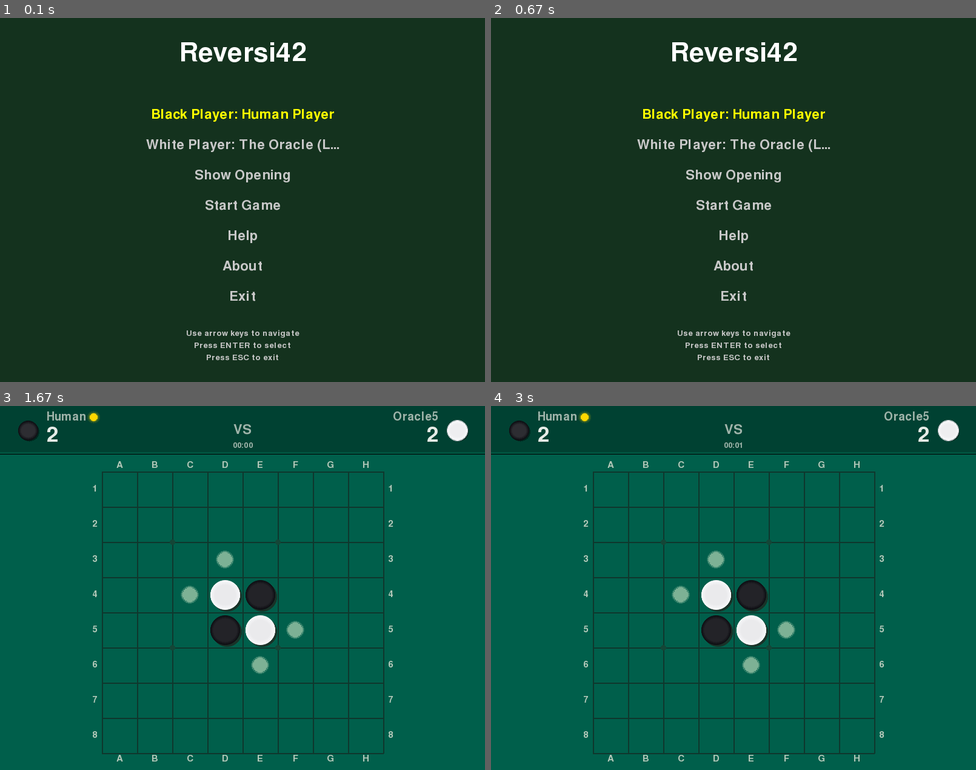
Above: before the commit, frames 1-4 (two rows, left to right).
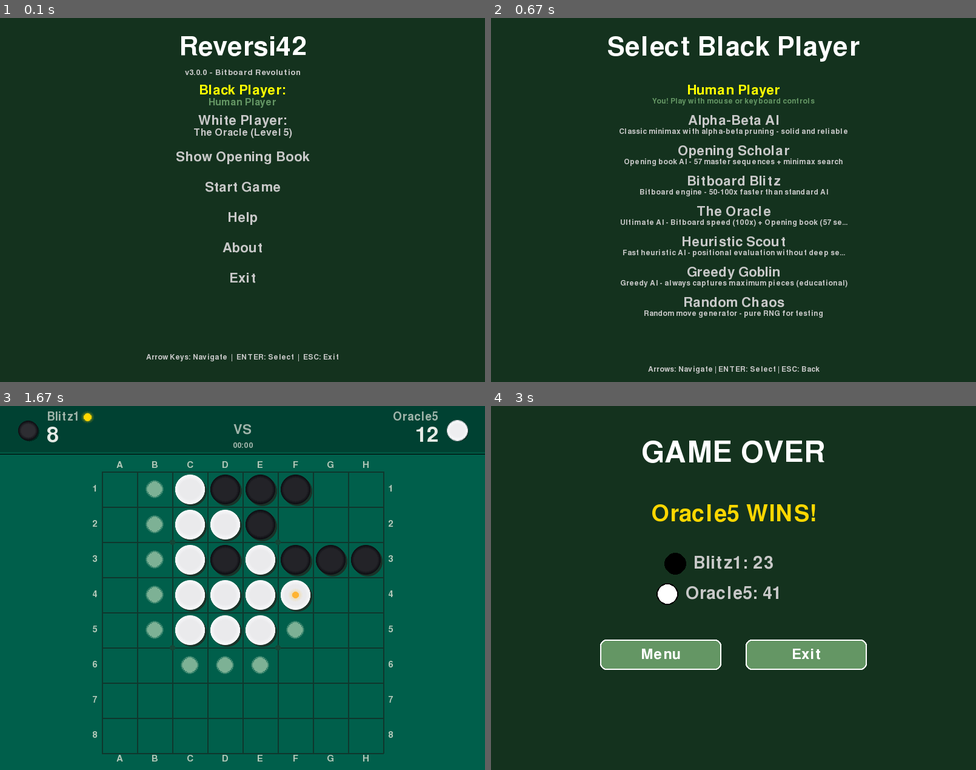
Above: after the commit, the same moments.

Repository: lookee/Reversi42
Game: pygame game, started from src/reversi42.py
The game is run twice, just before and just after one commit, with the same random seed, the same clock (stepped at 60 frames per second) and the same inputs.
Inputs (mouse positions are in pixels of both pictures, inside the frame that each line leads up to):
- Up to frame 1 (0.1 s): no input
- Up to frame 2 (0.67 s): click (733, 90) at 0.38 s, where only the run after the commit has a clickable "Black Player:"
- Up to frame 3 (1.67 s): click (397, 577) at 0.72 s; click (242, 478) at 1.05 s, where only the run after the commit has a clickable "Level 1"; click "Start Game" at 1.38 s
- Up to frame 4 (3 s): no input

The runs differ from the first frame. In frame 1, 4.6% of the frame differs, in the area x 30-70%, y 5-95%; in frame 2, 7.9%; in frame 3, 9.0%; in frame 4, 85%, in the area x 0-100%, y 1-100%.

Commit message:
this is the stable version

Diff:
--- a/src/Menu.py
+++ b/src/Menu.py
@@ -31,7 +31,7 @@
         self.width = width
         self.height = height
         self.screen = pygame.display.set_mode((width, height), pygame.RESIZABLE)
-        pygame.display.set_caption("Reversi42 - Menu")
+        pygame.display.set_caption("Reversi42 v3.0.0 - Menu")
 
         # Colors
         self.bg_color = (20, 50, 30)  # Dark green background
@@ -40,11 +40,13 @@
         self.selected_color = (255, 255, 0)  # Yellow for selection
         self.highlight_color = (100, 150, 100)  # Light green for highlight
 
-        # Fonts
+        # Fonts (scaled for 800x600)
         pygame.font.init()
-        self.title_font = pygame.font.Font(None, 64)  # Reduced from 72
-        self.menu_font = pygame.font.Font(None, 32)   # Reduced from 36
-        self.small_font = pygame.font.Font(None, 20)  # Reduced from 24
+        self.title_font = pygame.font.Font(None, 64)
+        self.subtitle_font = pygame.font.Font(None, 20)
+        self.menu_font = pygame.font.Font(None, 32)
+        self.player_font = pygame.font.Font(None, 24)  # Smaller for long names
+        self.small_font = pygame.font.Font(None, 18)
 
         # Menu state
         self.current_selection = 0
@@ -136,51 +138,86 @@
 
         # Title
         title_text = self.title_font.render("Reversi42", True, self.title_color)
-        title_rect = title_text.get_rect(center=(self.width//2, 60))
+        title_rect = title_text.get_rect(center=(self.width//2, 50))
         self.screen.blit(title_text, title_rect)
 
-        # Menu items with better spacing
-        start_y = 160
-        item_spacing = 50  # Reduced from 60
+        # Subtitle
+        subtitle_text = self.subtitle_font.render("v3.0.0 - Bitboard Revolution", True, self.text_color)
+        subtitle_rect = subtitle_text.get_rect(center=(self.width//2, 90))
+        self.screen.blit(subtitle_text, subtitle_rect)
+
+        # Menu items with compact layout for 800x600
+        start_y = 130
+        item_spacing = 50
+
         for i, item in enumerate(self.menu_items):
-            color = self.selected_color if i == self.current_selection else self.text_color
+            is_selected = i == self.current_selection
 
             if item == "Black Player":
-                text = f"Black Player: {self.black_player}"
-                if self.black_player in ["Alpha-Beta AI", "Opening Scholar", "Bitboard Blitz", "The Oracle"]:
-                    text += f" (Level {self.black_difficulty})"
+                self._draw_player_selection(
+                    "Black Player",
+                    self.black_player,
+                    self.black_difficulty,
+                    start_y + i * item_spacing,
+                    is_selected
+                )
             elif item == "White Player":
-                text = f"White Player: {self.white_player}"
-                if self.white_player in ["Alpha-Beta AI", "Opening Scholar", "Bitboard Blitz", "The Oracle"]:
-                    text += f" (Level {self.white_difficulty})"
+                self._draw_player_selection(
+                    "White Player",
+                    self.white_player,
+                    self.white_difficulty,
+                    start_y + i * item_spacing,
+                    is_selected
+                )
             elif item == "Show Opening":
-                text = "Show Opening" if self.show_opening else "Hide Opening"
-            else:
-                text = item
-
-            # Truncate text if too long to prevent going off screen
-            max_width = self.width - 100  # Leave 50px margin on each side
-            if len(text) > 30:  # Approximate character limit
-                text = text[:27] + "..."
-
-            menu_text = self.menu_font.render(text, True, color)
-            menu_rect = menu_text.get_rect(center=(self.width//2, start_y + i * item_spacing))
-            self.screen.blit(menu_text, menu_rect)
+                text = "Show Opening Book" if self.show_opening else "Hide Opening Book"
+                color = self.selected_color if is_selected else self.text_color
+                menu_text = self.menu_font.render(text, True, color)
+                menu_rect = menu_text.get_rect(center=(self.width//2, start_y + i * item_spacing))
+                self.screen.blit(menu_text, menu_rect)
+            else:
+                # Regular menu items
+                color = self.selected_color if is_selected else self.text_color
+                menu_text = self.menu_font.render(item, True, color)
+                menu_rect = menu_text.get_rect(center=(self.width//2, start_y + i * item_spacing))
+                self.screen.blit(menu_text, menu_rect)
 
         # Instructions with better positioning
         instructions = [
-            "Use arrow keys to navigate",
-            "Press ENTER to select",
-            "Press ESC to exit"
+            "Arrow Keys: Navigate  |  ENTER: Select  |  ESC: Exit"
         ]
 
         for i, instruction in enumerate(instructions):
             inst_text = self.small_font.render(instruction, True, self.text_color)
-            inst_rect = inst_text.get_rect(center=(self.width//2, self.height - 80 + i * 20))
+            inst_rect = inst_text.get_rect(center=(self.width//2, self.height - 40 + i * 20))
             self.screen.blit(inst_text, inst_rect)
 
+    def _draw_player_selection(self, label, player_name, difficulty, y_pos, is_selected):
+        """Draw player selection with label and value on separate lines for clarity"""
+        color = self.selected_color if is_selected else self.text_color
+
+        # Label (e.g., "Black Player:")
+        label_text = self.menu_font.render(label + ":", True, color)
+        label_rect = label_text.get_rect(center=(self.width//2, y_pos - 10))
+        self.screen.blit(label_text, label_rect)
+
+        # Player name with difficulty (smaller font to avoid truncation)
+        if player_name in ["Alpha-Beta AI", "Opening Scholar", "Bitboard Blitz", "The Oracle"]:
+            value_text = f"{player_name} (Level {difficulty})"
+        else:
+            value_text = player_name
+
+        # Truncate if still too long for 800px width
+        if len(value_text) > 35:
+            value_text = value_text[:32] + "..."
+
+        # Use smaller font for player names to fit better
+        value_surface = self.player_font.render(value_text, True, self.highlight_color if is_selected else self.text_color)
+        value_rect = value_surface.get_rect(center=(self.width//2, y_pos + 10))
+        self.screen.blit(value_surface, value_rect)
+
     def draw_submenu(self):
-        """Draw submenu for player/difficulty selection"""
+        """Draw submenu for player/difficulty selection with scrolling support"""
         self.screen.fill(self.bg_color)
 
         # Title with better positioning
@@ -189,122 +226,137 @@
         elif self.submenu_type == "white_player":
             title = "Select White Player"
         elif self.submenu_type == "black_difficulty":
-            title = "Select Black AI Difficulty"
+            title = "Black AI Difficulty"
         elif self.submenu_type == "white_difficulty":
-            title = "Select White AI Difficulty"
+            title = "White AI Difficulty"
         else:
             title = "Select Option"
 
-        # Use smaller font for longer titles to prevent overflow
-        title_font = self.title_font if len(title) <= 20 else self.menu_font
-        title_text = title_font.render(title, True, self.title_color)
-        title_rect = title_text.get_rect(center=(self.width//2, 80))
+        title_text = self.title_font.render(title, True, self.title_color)
+        title_rect = title_text.get_rect(center=(self.width//2, 50))
         self.screen.blit(title_text, title_rect)
 
-        # Options with better spacing
+        # Options with improved spacing and scrolling
         if "player" in self.submenu_type:
             options = self.player_types
         else:
             options = [f"Level {d}" for d in self.difficulties]
 
-        start_y = 200
-        option_spacing = 45  # Reduced spacing
-        max_options_visible = (self.height - start_y - 100) // option_spacing
-
-        # If too many options, show only a subset with scrolling
-        if len(options) > max_options_visible:
-            # Simple scrolling - show options around current selection
-            start_idx = max(0, self.submenu_selection - max_options_visible // 2)
-            end_idx = min(len(options), start_idx + max_options_visible)
-            visible_options = options[start_idx:end_idx]
-            visible_selection = self.submenu_selection - start_idx
+        # Calculate how many items fit on screen
+        start_y = 120
+        option_spacing = 50  # Compact for 800x600
+        available_height = self.height - start_y - 60  # Reserve space for instructions
+        max_visible = available_height // option_spacing
+
+        # Scrolling: show items around current selection
+        if len(options) > max_visible:
+            # Center the view on the selected item
+            start_idx = max(0, min(self.submenu_selection - max_visible // 2, len(options) - max_visible))
+            end_idx = start_idx + max_visible
+            visible_options = list(enumerate(options))[start_idx:end_idx]
+
+            # Show scroll indicators (no Unicode to avoid rendering issues)
+            if start_idx > 0:
+                arrow_up = self.small_font.render("^ More above", True, self.highlight_color)
+                self.screen.blit(arrow_up, (self.width//2 - 50, start_y - 35))
+            if end_idx < len(options):
+                arrow_down = self.small_font.render("v More below", True, self.highlight_color)
+                self.screen.blit(arrow_down, (self.width//2 - 50, self.height - 70))
         else:
-            visible_options = options
-            visible_selection = self.submenu_selection
-
-        for i, option in enumerate(visible_options):
-            color = self.selected_color if i == visible_selection else self.text_color
+            visible_options = list(enumerate(options))
+
+        # Draw visible options
+        for display_idx, (actual_idx, option) in enumerate(visible_options):
+            is_selected = actual_idx == self.submenu_selection
+            y_pos = start_y + display_idx * option_spacing
+
+            # Player name
+            color = self.selected_color if is_selected else self.text_color
             option_text = self.menu_font.render(option, True, color)
-            option_rect = option_text.get_rect(center=(self.width//2, start_y + i * option_spacing))
+            option_rect = option_text.get_rect(center=(self.width//2, y_pos))
             self.screen.blit(option_text, option_rect)
 
-            # Show description for player types
+            # Show description for player types (compact version)
             if "player" in self.submenu_type and option in self.player_descriptions:
-                desc_text = self.small_font.render(self.player_descriptions[option], True, self.text_color)
-                desc_rect = desc_text.get_rect(center=(self.width//2, start_y + i * option_spacing + 20))
+                desc = self.player_descriptions[option]
+                # Truncate long descriptions for 800px width
+                if len(desc) > 60:
+                    desc = desc[:57] + "..."
+                desc_text = self.small_font.render(desc, True, self.highlight_color if is_selected else self.text_color)
+                desc_rect = desc_text.get_rect(center=(self.width//2, y_pos + 18))
                 self.screen.blit(desc_text, desc_rect)
 
-        # Instructions with better positioning
-        instructions = [
-            "Use arrow keys to navigate",
-            "Press ENTER to select",
-            "Press ESC to go back"
-        ]
-
-        for i, instruction in enumerate(instructions):
-            inst_text = self.small_font.render(instruction, True, self.text_color)
-            inst_rect = inst_text.get_rect(center=(self.width//2, self.height - 60 + i * 18))
-            self.screen.blit(inst_text, inst_rect)
+        # Instructions at bottom
+        instructions = "Arrows: Navigate | ENTER: Select | ESC: Back"
+        inst_text = self.small_font.render(instructions, True, self.text_color)
+        inst_rect = inst_text.get_rect(center=(self.width//2, self.height - 20))
+        self.screen.blit(inst_text, inst_rect)
 
     def draw_help(self):
-        """Draw the help screen"""
+        """Draw the help screen with scrollable layout for 800x600"""
         self.screen.fill(self.bg_color)
 
         # Title
         title_text = self.title_font.render("Help", True, self.title_color)
-        title_rect = title_text.get_rect(center=(self.width//2, 60))
+        title_rect = title_text.get_rect(center=(self.width//2, 40))
         self.screen.blit(title_text, title_rect)
 
-        # Build player types list from metadata (only enabled players)
-        player_descriptions_list = []
+        # Section: Player Types (compact single-line format for space)
+        y_pos = 90
+        section_title = self.menu_font.render("PLAYER TYPES", True, self.selected_color)
+        section_rect = section_title.get_rect(center=(self.width//2, y_pos))
+        self.screen.blit(section_title, section_rect)
+        y_pos += 30
+
+        # Display each player with name and description (compact for 800x600)
         for name in self.player_types:
             if name in self.player_descriptions:
-                player_descriptions_list.append(f"{name}: {self.player_descriptions[name]}")
-
-        # Help content
-        help_sections = [
-            ("PLAYER TYPES", player_descriptions_list),
-            ("GAME CONTROLS", [
-                "Mouse: Click on valid moves to place your piece",
-                "C key: Toggle cursor navigation mode",
-                "Arrow keys: Move cursor (when in cursor mode)",
-                "ENTER/SPACE: Select move at cursor position",
-                "ESC or Q: Quit the game"
-            ])
-        ]
-
-        y_pos = 130
-        section_spacing = 15
-        line_spacing = 22
-
-        for section_title, section_lines in help_sections:
-            # Draw section title
-            section_surface = self.menu_font.render(section_title, True, self.selected_color)
-            section_rect = section_surface.get_rect(center=(self.width//2, y_pos))
-            self.screen.blit(section_surface, section_rect)
-            y_pos += 35
-
-            # Draw section content
-            for line in section_lines:
+                desc = self.player_descriptions[name]
+                # Very compact format: "Name - Description"
+                if len(desc) > 50:
+                    desc = desc[:47] + "..."
+                line = f"{name} - {desc}"
+                if len(line) > 75:
+                    line = line[:72] + "..."
+
                 line_surface = self.small_font.render(line, True, self.text_color)
                 line_rect = line_surface.get_rect(center=(self.width//2, y_pos))
                 self.screen.blit(line_surface, line_rect)
-                y_pos += line_spacing
-
-            y_pos += section_spacing
+                y_pos += 20
+
+        # Section: Game Controls
+        y_pos += 15
+        controls_title = self.menu_font.render("GAME CONTROLS", True, self.selected_color)
+        controls_rect = controls_title.get_rect(center=(self.width//2, y_pos))
+        self.screen.blit(controls_title, controls_rect)
+        y_pos += 30
+
+        controls = [
+            "Mouse: Click on valid moves",
+            "C key: Toggle cursor mode",
+            "Arrows: Navigate cursor",
+            "ENTER/SPACE: Confirm move",
+            "ESC or Q: Quit game"
+        ]
+
+        for control in controls:
+            control_surface = self.small_font.render(control, True, self.text_color)
+            control_rect = control_surface.get_rect(center=(self.width//2, y_pos))
+            self.screen.blit(control_surface, control_rect)
+            y_pos += 18
 
         # Back instruction
         back_text = self.small_font.render("Press ESC or ENTER to go back", True, self.selected_color)
-        back_rect = back_text.get_rect(center=(self.width//2, self.height - 30))
+        back_rect = back_text.get_rect(center=(self.width//2, self.height - 20))
         self.screen.blit(back_text, back_rect)
 
     def draw_about(self):
-        """Draw the about screen"""
+        """Draw the about screen for 800x600"""
         self.screen.fill(self.bg_color)
 
         # Title
         title_text = self.title_font.render("About Reversi42", True, self.title_color)
-        title_rect = title_text.get_rect(center=(self.width//2, 60))
+        title_rect = title_text.get_rect(center=(self.width//2, 40))
         self.screen.blit(title_text, title_rect)
 
         # About content
@@ -327,16 +379,16 @@
             ])
         ]
 
-        y_pos = 140
-        section_spacing = 15
-        line_spacing = 22
+        y_pos = 100
+        section_spacing = 10
+        line_spacing = 18
 
         for section_title, section_lines in about_sections:
             # Draw section title
             section_surface = self.menu_font.render(section_title, True, self.selected_color)
             section_rect = section_surface.get_rect(center=(self.width//2, y_pos))
             self.screen.blit(section_surface, section_rect)
-            y_pos += 35
+            y_pos += 30
 
             # Draw section content
             for line in section_lines:
@@ -358,13 +410,19 @@
             mouse_x, mouse_y = event.pos
 
             if not self.in_submenu:
-                # Calculate which menu item was clicked
-                start_y = 160
+                # Calculate which menu item was clicked (must match draw_menu coordinates)
+                start_y = 130
                 item_spacing = 50
 
                 for i, item in enumerate(self.menu_items):
                     item_y = start_y + i * item_spacing
-                    if abs(mouse_y - item_y) < 25:  # Within clickable area
+                    # Larger clickable area for two-line items (Black/White Player)
+                    if item in ["Black Player", "White Player"]:
+                        click_area = 30  # Larger for two-line layout
+                    else:
+                        click_area = 25
+
+                    if abs(mouse_y - item_y) < click_area:  # Within clickable area
                         self.current_selection = i
                         if item == "Start Game":
                             return "start_game"
@@ -386,19 +444,32 @@
                             self.submenu_selection = self.player_types.index(self.white_player)
                         break
             else:
-                # Handle submenu clicks
-                start_y = 200
-                option_spacing = 45
+                # Handle submenu clicks (must match draw_submenu coordinates)
+                start_y = 120
+                option_spacing = 50
 
                 if "player" in self.submenu_type:
                     options = self.player_types
                 else:
                     options = [f"Level {d}" for d in self.difficulties]
 
-                for i, option in enumerate(options):
-                    option_y = start_y + i * option_spacing
-                    if abs(mouse_y - option_y) < 22:  # Within clickable area
-                        self.submenu_selection = i
+                # Calculate visible range (same logic as draw_submenu)
+                available_height = self.height - start_y - 60
+                max_visible = available_height // option_spacing
+
+                if len(options) > max_visible:
+                    # Scrolling is active - calculate visible range
+                    start_idx = max(0, min(self.submenu_selection - max_visible // 2, len(options) - max_visible))
+                    end_idx = start_idx + max_visible
+                    visible_options = list(enumerate(options))[start_idx:end_idx]
+                else:
+                    visible_options = list(enumerate(options))
+
+                # Check click on visible items only
+                for display_idx, (actual_idx, option) in enumerate(visible_options):
+                    option_y = start_y + display_idx * option_spacing
+                    if abs(mouse_y - option_y) < 25:  # Within clickable area
+                        self.submenu_selection = actual_idx
                         if "player" in self.submenu_type:
                             if self.submenu_type == "black_player":
                                 self.black_player = self.player_types[self.submenu_selection]
@@ -495,7 +566,7 @@
                 if self.submenu_type == "black_player":
                     self.black_player = self.player_types[self.submenu_selection]
                     # Ask for difficulty for AI players
-                    if self.black_player in ["AI", "AI with Opening Book", "AI Bitboard (Ultra-Fast)", "AI Bitboard with Book (Fastest)"]:
+                    if self.black_player in ["Alpha-Beta AI", "Opening Scholar", "Bitboard Blitz", "The Oracle"]:
                         self.in_submenu = True
                         self.submenu_type = "black_difficulty"
                         self.submenu_selection = self.difficulties.index(self.black_difficulty)
@@ -504,7 +575,7 @@
                 elif self.submenu_type == "white_player":
                     self.white_player = self.player_types[self.submenu_selection]
                     # Ask for difficulty for AI players
-                    if self.white_player in ["AI", "AI with Opening Book", "AI Bitboard (Ultra-Fast)", "AI Bitboard with Book (Fastest)"]:
+                    if self.white_player in ["Alpha-Beta AI", "Opening Scholar", "Bitboard Blitz", "The Oracle"]:
                         self.in_submenu = True
                         self.submenu_type = "white_difficulty"
                         self.submenu_selection = self.difficulties.index(self.white_difficulty)
--- a/src/config.py
+++ b/src/config.py
@@ -17,7 +17,7 @@
 
     # Players
     DEFAULT_BLACK_PLAYER = "Human"
-    DEFAULT_WHITE_PLAYER = "AI Bitboard with Book (Fastest)"
+    DEFAULT_WHITE_PLAYER = "The Oracle"
     DEFAULT_DEPTH = 5
 
     # Opening Book
Not shown, removed: CHANGELOG.md
